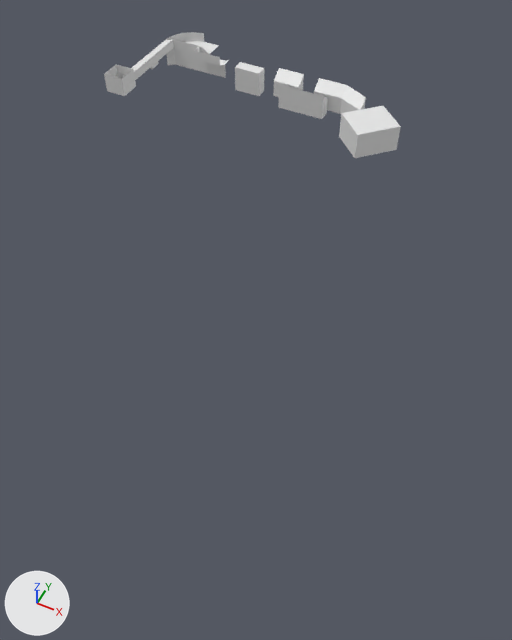
A saved change to the Blender file SEngine/res/models/src/level1.blend.
Rendered twice from a 50 mm camera at (1963.0, -2491.0, 1812.0) aimed at (1141.0, -847.0, -243.0). The axes (+X, +Y, +Z) are drawn at lower left. The lights are the same throughout.
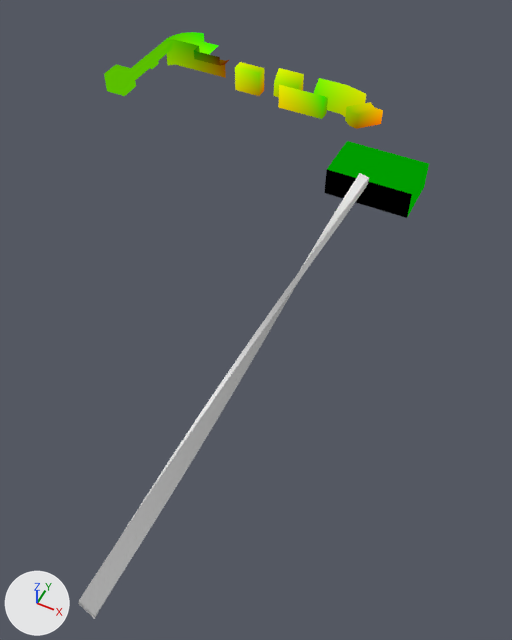
Commit message: Level changes + minor control adjustments

Where the change shows, as pixel boxes (x1, y1, x2, y2) in the pictures (512 x 640 px; the box of a moved part takes in the faces that stretch with it):
'Plane.007', added: after (78, 173, 369, 619)
'Plane.006', added: after (325, 141, 429, 218)
'Plane', recoloured, surface changed (grey to green): (104, 32, 230, 96) in both
'Plane.005', reshaped, moved, rescaled (38% narrower, 47% shorter): before (339, 106, 401, 158); after (345, 102, 383, 129)
'Plane.004', recoloured, reshaped, surface changed (white to green, 8% taller): before (314, 78, 366, 114); after (314, 78, 366, 117)
'Plane.003', recoloured, surface changed: (278, 85, 328, 119) in both
'Plane.001', recoloured (grey to green): (235, 62, 264, 96) in both
'Plane.002', recoloured (white to green): (273, 68, 304, 97) in both
part 3 of me_plane_004, moved or reshaped: before (340, 85, 366, 114); after (340, 85, 366, 117)
part 4 of me_plane_004, surface changed (white to green): (314, 78, 347, 114) in both

The change, as a list of edits to the scene's bpy script:
```text
Add mat_material:
    mat_material = bpy.data.materials.new('Material')
    mat_material.use_nodes = True; mat_material.node_tree.nodes.clear()
    _N = mat_material.node_tree.nodes; _L = mat_material.node_tree.links
    n0 = _N.new('ShaderNodeOutputMaterial'); n0.name = 'Material Output'
    n1 = _N.new('ShaderNodeUVMap'); n1.name = 'UV Map'
    _L.new(n1.outputs[0], n0.inputs[0])  # 'UV' to 'Surface'
Change me_plane:
    where me_plane.from_pydata(...)  # 108 vertices, 81 faces; spans x -11.69..1.0, y -1.0..6.97, z -1.92..1.8
    used by ob_plane; location = (-8.0, 4.0, 2.0); rotation_euler = (0.0, 0.0, -158.7), in degrees (0, 0, 267); scale = (50.0, 50.0, 50.0)
    me_plane part 1: texture (UV) coordinates of 81 of 81 faces, centred in x -11.67..1.0, y -1.0..6.88, z -0.96..1.35, changed; they spanned u 0.0..1.0, v 0.0..1.0 and now span u 0.0..0.28, v 0.0..1.0
    add me_plane.materials.append(mat_material)
Change me_plane_001:
    where me_plane_001.from_pydata(...)  # 8 vertices, 6 faces; spans x -0.58..0.58, y -1.34..1.34, z -1.23..1.23
    add me_plane_001.materials.append(mat_material)
Change me_plane_002:
    where me_plane_002.from_pydata(...)  # 8 vertices, 6 faces; spans x -0.58..0.58, y -1.34..1.34, z -1.23..1.23
    add me_plane_002.materials.append(mat_material)
Change me_plane_003:
    where me_plane_003.from_pydata(...)  # 8 vertices, 6 faces; spans x -0.58..0.58, y -1.34..1.34, z -1.23..1.23
    used by ob_plane_003; location = (789.0, 363.0, -32.0); rotation_euler = (0.0, 0.0, -155.5), in degrees (0, 0, 91); scale = (50.0, 86.4, 50.0)
    me_plane_003 part 2: texture (UV) coordinates of 6 of 6 faces, centred in x -0.58..0.58, y -1.34..1.34, z -1.23..0.84, changed; they spanned u 0.0..0.0, v 0.0..0.33 and now span u 0.03..0.91, v 0.22..0.86
    add me_plane_003.materials.append(mat_material)
Change me_plane_004:
    used by ob_plane_004; location = (893.0, 446.0, -32.0); rotation_euler = (0.0, 0.0, -158.7), in degrees (0, 0, 267); scale = (50.0, 53.5, 50.0)
    remove me_plane_004.from_pydata(...)  # 12 vertices, 10 faces; spans x -0.58..1.84, y -1.34..3.58, z -1.23..1.23
    add me_plane_004.from_pydata(...)  # 12 vertices, 10 faces; spans x -0.58..1.84, y -1.34..3.58, z -1.23..1.61
    me_plane_004 part 3
    me_plane_004.vertices[9].co: (0.68, 3.58, 1.23) -> (0.68, 3.58, 1.61)  # pixel (365, 97) -> pixel (366, 93)
    me_plane_004.vertices[11].co: (1.84, 3.58, 0.44) -> (1.84, 3.58, 1.46)  # pixel (360, 110) -> pixel (361, 101)
    me_plane_004 part 4: texture (UV) coordinates of 10 of 10 faces, centred in x -0.58..1.26, y -1.34..3.58, z -1.23..0.84, changed; they spanned u 0.0..0.0, v 0.0..0.33 and now span u 0.11..0.71, v 0.29..0.95
    add me_plane_004.materials.append(mat_material)
Change me_plane_005:
    used by ob_plane_005; location = (1171.0, 245.0, -32.0); rotation_euler = (0.0, 0.0, -157.9), in degrees (0, 0, 313); scale = (156.0, 77.8, 50.0)
    remove me_plane_005.from_pydata(...)  # 8 vertices, 6 faces; spans x -0.58..0.58, y -1.34..1.34, z -1.23..1.23
    add me_plane_005.from_pydata(...)  # 12 vertices, 10 faces; spans x -0.94..0.46, y 0.0..2.68, z -2.46..1.13
    me_plane_005 part 5: the whole mesh is rebuilt
    add me_plane_005.materials.append(mat_material)
Add me_plane_007:
    me_plane_007.from_pydata([(-1.0, 0.74, 0.0), (1.0, 0.74, 0.0), (-1.0, 1.0, 0.0), (1.0, 1.0, 0.0), (-1.0, 0.74, 0.61), (1.0, 0.74, 0.61), (-1.0, 1.0, 0.61), (1.0, 1.0, 0.61)], [], [(0, 1, 3, 2), (3, 1, 5, 7), (0, 2, 6, 4), (4, 6, 7, 5)])
Change ob_plane_005:
    ob_plane_005.location: (1171.0, 245.0, -32.0) -> (1106.0, 200.0, 54.0)
    ob_plane_005.scale: (156.0, 77.8, 50.0) -> (88.7, 44.3, 28.5)
Add ob_plane_007:
    ob_plane_007 = bpy.data.objects.new('Plane.007', me_plane_007)  # modifiers ARRAY, SIMPLE_DEFORM
    ob_plane_007.location = (1301.0, -243.0, 23.0)
    ob_plane_007.scale = (21.1, 55.7, 55.7)
Add ob_plane_006:
    ob_plane_006 = bpy.data.objects.new('Plane.006', me_plane_005.copy())  # the mesh of ob_plane_005
    ob_plane_006.location = (1318.0, -58.0, -40.0)
    ob_plane_006.rotation_euler = (0.0, 0.0, -158.7)  # degrees (0, 0, 267)
    ob_plane_006.scale = (-198.0, 138.0, 50.0)
```
